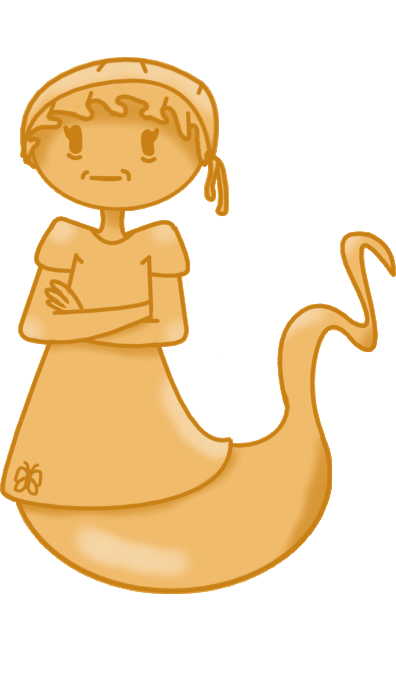
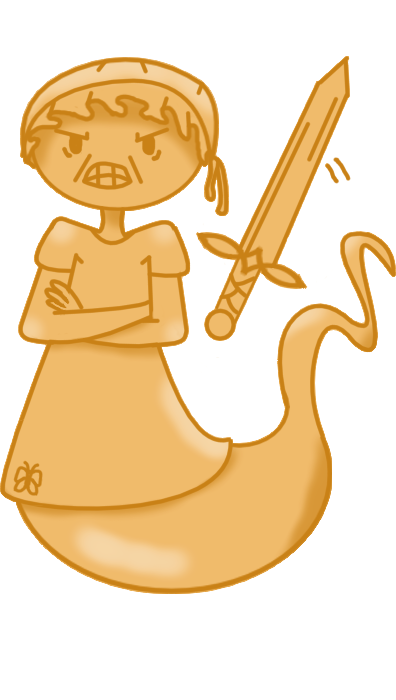
The second 396×700 image is a revision of the first. Changes to its layers:
added group "colère" with 4 layers in group "expression" over <box>53,56,351,341</box>
added layer "epee" in group "colère" over <box>53,56,351,341</box>
added layer "Calque de dessin 4" (75%) in group "colère" over <box>128,56,351,341</box>
added layer "Calque de dessin 5" (70%) in group "colère" over <box>128,56,351,341</box>
added layer "visage" (1st of 3, in "expression" › "colère") in group "colère" over <box>53,124,256,320</box>
hid group "neutre" (1 layers), opacity 100% → 61% over <box>53,124,160,190</box>
painted on "chapeau" over <box>53,124,288,256</box>
painted on "visage" (3rd of 3, in "line") over <box>53,124,224,256</box>
painted on "ombre" over <box>53,64,351,341</box>
painted on "ligth" over <box>53,56,351,341</box>
painted on "fond" over <box>53,56,351,341</box>
painted on "fond blanc" over <box>53,56,351,341</box>
